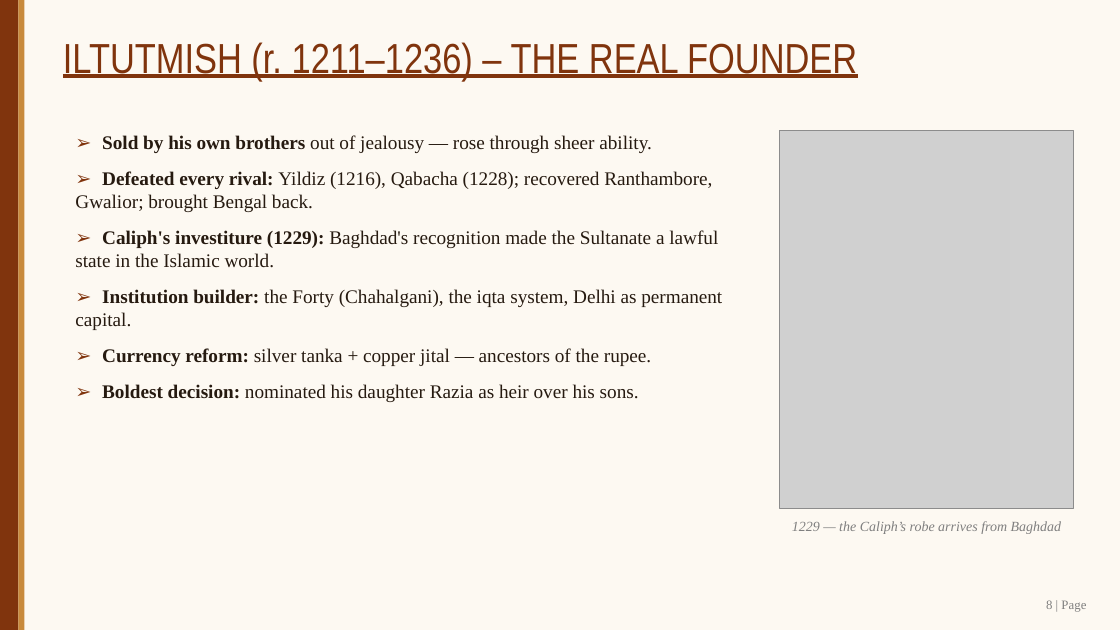
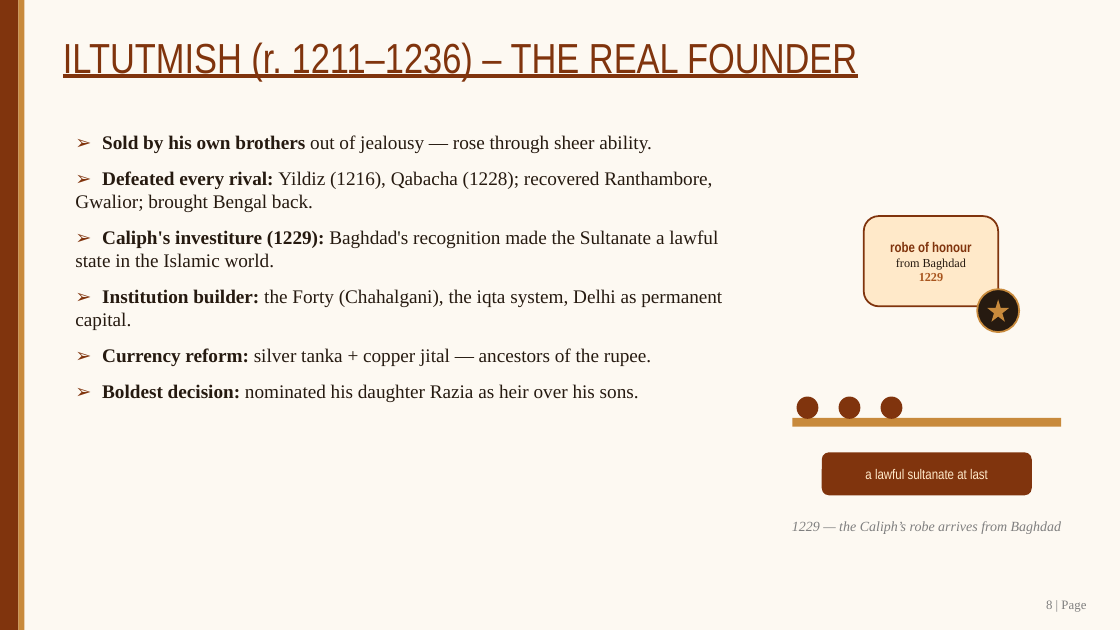
Before and after one commit to SangamSitapuri07/SIH, a slide deck: slide 8 of assignment/Slave_Dynasty_Mamluk_Presentation.pptx. Drawn at 1120x630 pixels with LibreOffice and Linux fonts; fonts in the diff are those of the drawing; grey boxes stand for pictures. Boxes give left, top, right and bottom in pixels: in the first picture for what was removed or moved away, otherwise in the second. Text is boxed around its words. In the diff, an @@ line names an element or a change of style, - is before the commit and + after.

```diff
--- a/assignment/Slave_Dynasty_Mamluk_Presentation.pptx
+++ b/assignment/Slave_Dynasty_Mamluk_Presentation.pptx
@@ picture removed at [780, 130, 1074, 508] @@
@@ rounded rectangle added at [864, 216, 998, 306], fill #FFE9C9, outline #80340D 1.5 pt, 10.5 pt, text #80340D, bold @@
+robe of honour
+from Baghdad
+1229
@@ ellipse added at [977, 289, 1019, 332], fill #261A10, outline #C88A3C 1.5 pt @@
@@ star added at [987, 299, 1009, 322], fill #C88A3C @@
@@ rectangle added at [792, 418, 1061, 427], fill #C88A3C @@
@@ ellipse added at [797, 397, 818, 419], fill #80340D @@
@@ ellipse added at [839, 397, 860, 419], fill #80340D @@
@@ ellipse added at [881, 397, 902, 419], fill #80340D @@
@@ rounded rectangle added at [822, 453, 1032, 496], fill #80340D, 12 pt, text #FFE9C9 @@
+a lawful sultanate at last
```
Also in this commit, not shown: 13 other slides changed, 2 other files.
